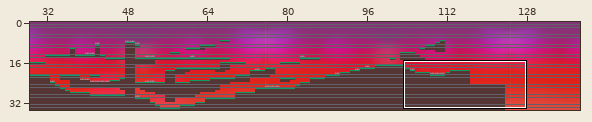
Two states of a Tiled map, android/assets/SegundoNivel2.tmx. The picture above shows the old version from afar; the outline marks the close-up.
Close-up. Old version:
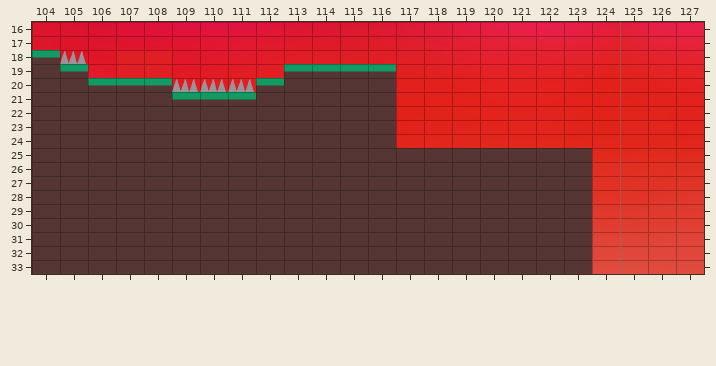
Cells are 64x32 px. Shown: x 104..127, y 16..33. The commit also changed other parts of the map, which this record leaves out.
The same view after the edit:
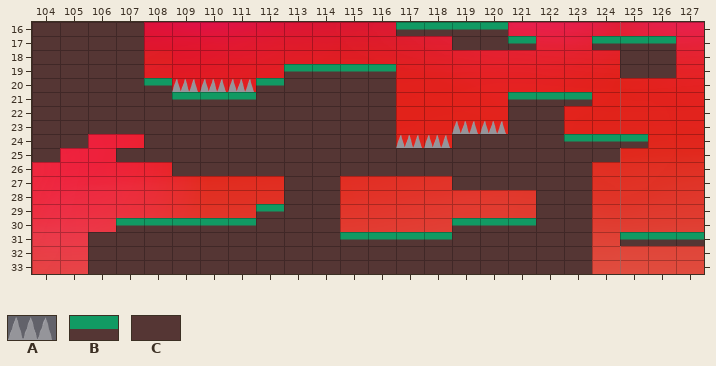
Key: from "Picos": A 2; from "Untitled-9": B 66, C 82.
_ is an empty cell, . an unchanged one.
The edit:
--- layer "pastoPicos"
@@ x 104..127 @@
-16 ____.........____.......
-17 ____...........___..___.
-18 BA__.................__.
-19 .B__.................__.
-20 ..BB....................
-21 .................___....
-22 .................__.....
-23 ...............____.....
-24 ..CC........._________..
-25 .CC................._...
-26 CCCCC...................
-27 CCCCCCCCC..CCCC.........
-28 CCCCCCCCC..CCCCCCC......
-29 CCCCCCCCC..CCCCCCC......
-30 CCCCCCCC...CCCCCCC......
-31 CC.........CCCC......___
-32 CC......................
-33 CC......................
+16 CCCC.........BBBB.......
+17 CCCC...........CCB..BBB.
+18 CCCC.................CC.
+19 .CCC.................CC.
+20 ..CC....................
+21 .................BBB....
+22 .................CC.....
+23 ...............AACC.....
+24 ..__.........AACCCCBBB..
+25 .__.................C...
+26 _____...................
+27 _________..____.........
+28 _________.._______......
+29 ________B.._______......
+30 ___BBBBB...____BBB......
+31 __.........BBBB......BBB
+32 __......................
+33 __......................
Where, in picture pixels (left, top, right, bottom), the same in both close-ups:
changed: (32, 22, 144, 86)
added: (396, 22, 536, 50)
added: (592, 36, 676, 78)
added: (396, 92, 648, 162)
changed: (32, 134, 284, 274)
changed: (340, 176, 536, 240)
added: (620, 232, 704, 246)
